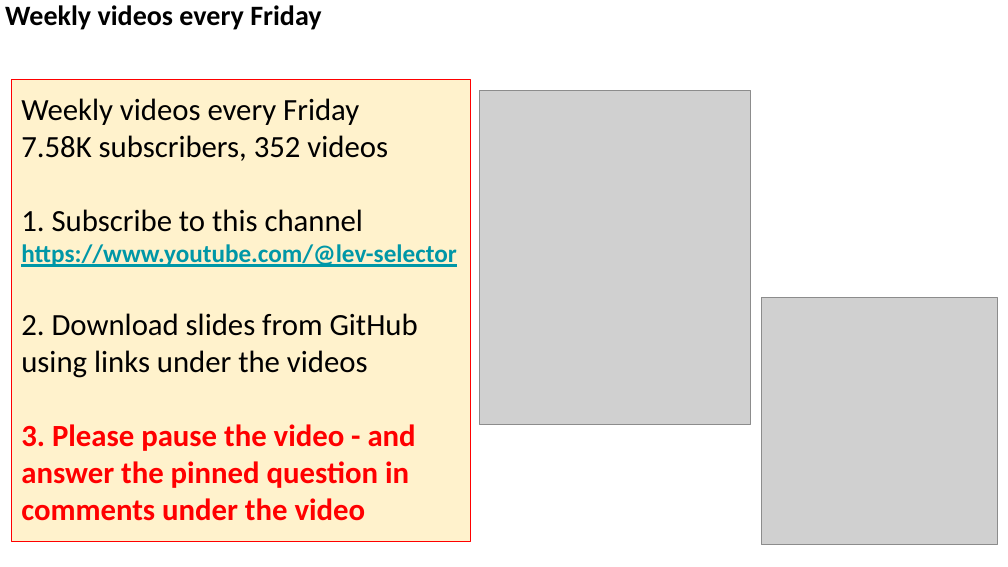
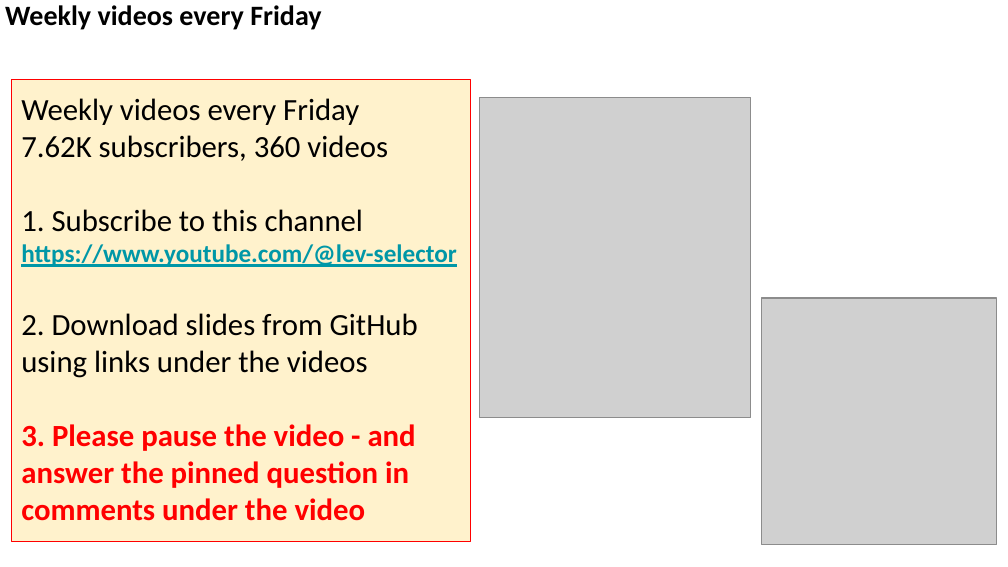
Before and after one commit to lselector/seminar, a slide deck: slide 10 of 2026/2026-10-09-AI-News.pptx (slide 9 before the commit). Drawn at 1008x567 pixels with LibreOffice and Linux fonts; fonts in the diff are those of the drawing; grey boxes stand for pictures. Boxes give left, top, right and bottom in pixels: in the first picture for what was removed or moved away, otherwise in the second. Text is boxed around its words. In the diff, an @@ line names an element or a change of style, - is before the commit and + after.

```diff
--- a/2026/2026-10-09-AI-News.pptx
+++ b/2026/2026-10-09-AI-News.pptx
@@ picture: place and size @@
-picture at [480, 91, 751, 424]
+picture at [480, 97, 751, 417]
@@ text in rectangle at [21, 135, 388, 161]: text changed @@
-7.58K subscribers, 352 videos
+7.62K subscribers, 360 videos
```
Also in this commit, not shown: 18 other slides changed, 3 slides added, 5 slides removed.
